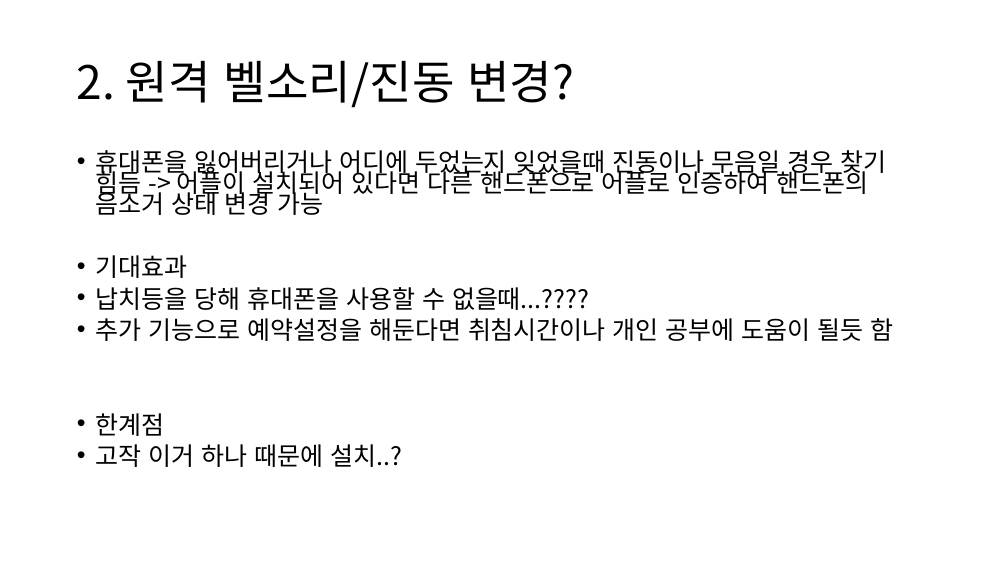
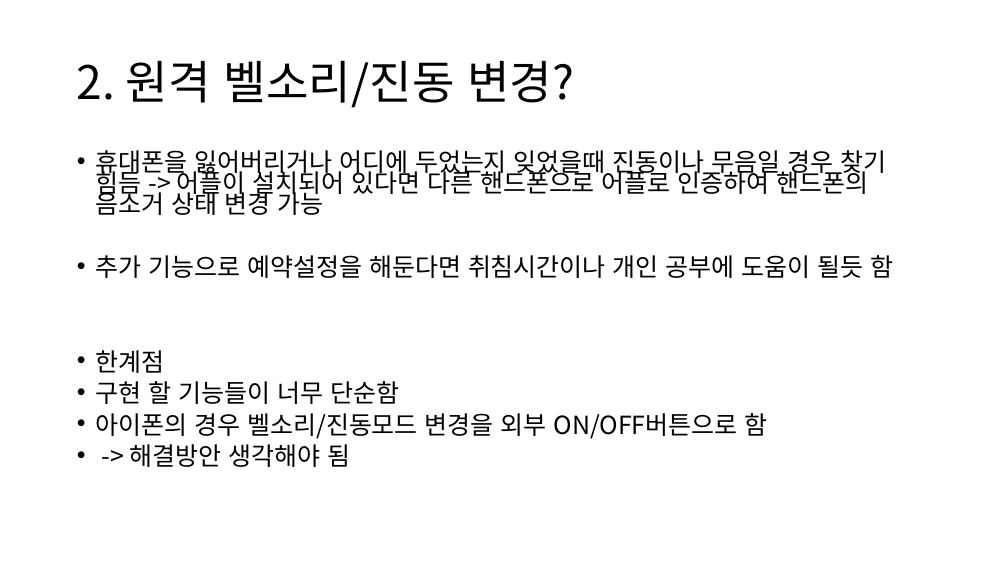
Before and after one commit to ChaeSung-Lee/DJ_InternShip, a slide deck: slide 6 of 2021_Summer/jp.hong/Project_BnC_jph.pptx. Drawn at 1008x567 pixels with LibreOffice and Linux fonts; fonts in the diff are those of the drawing. Boxes give left, top, right and bottom in pixels: in the first picture for what was removed or moved away, otherwise in the second. Text is boxed around its words. In the diff, an @@ line names an element or a change of style, - is before the commit and + after.

```diff
--- a/2021_Summer/jp.hong/Project_BnC_jph.pptx
+++ b/2021_Summer/jp.hong/Project_BnC_jph.pptx
@@ text at (96,255,589,310): paragraphs removed @@
-• 기대효과
-• 납치등을 당해 휴대폰을 사용할 수 없을때...????
@@ text at (96,381,768,467): text changed @@
-• 고작 이거 하나 때문에 설치..?
+• 구현 할 기능들이 너무 단순함
+• 아이폰의 경우 벨소리/진동모드 변경을 외부 ON/OFF버튼으로 함
+• -> 해결방안 생각해야 됨
```
Also in this commit, not shown: 1 other slide changed, 8 slides added, 2 slides removed, 2 other files.
